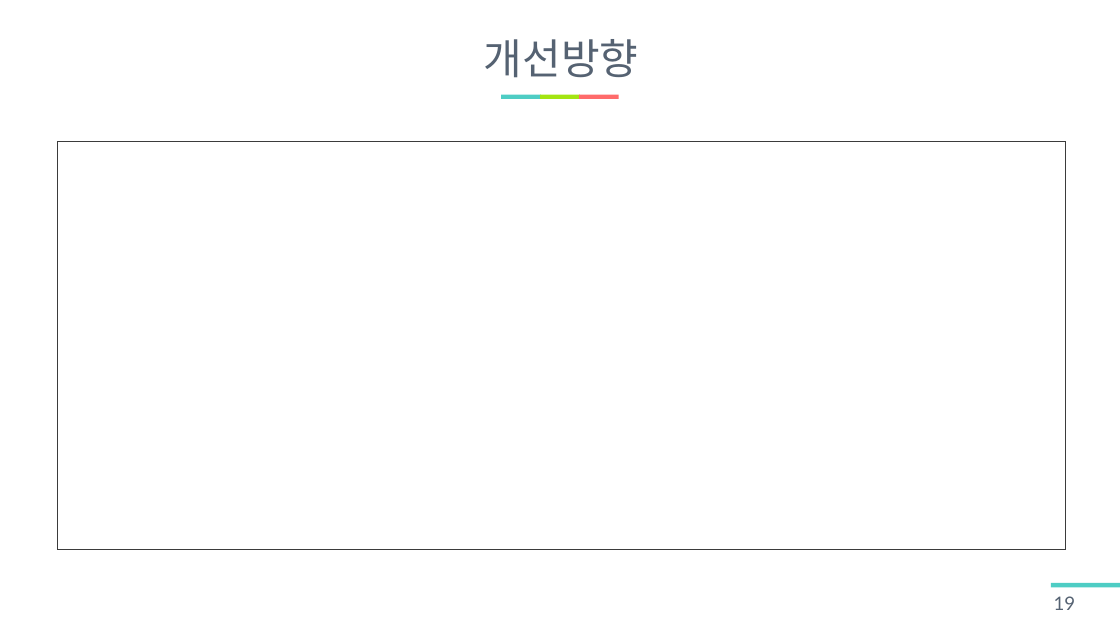
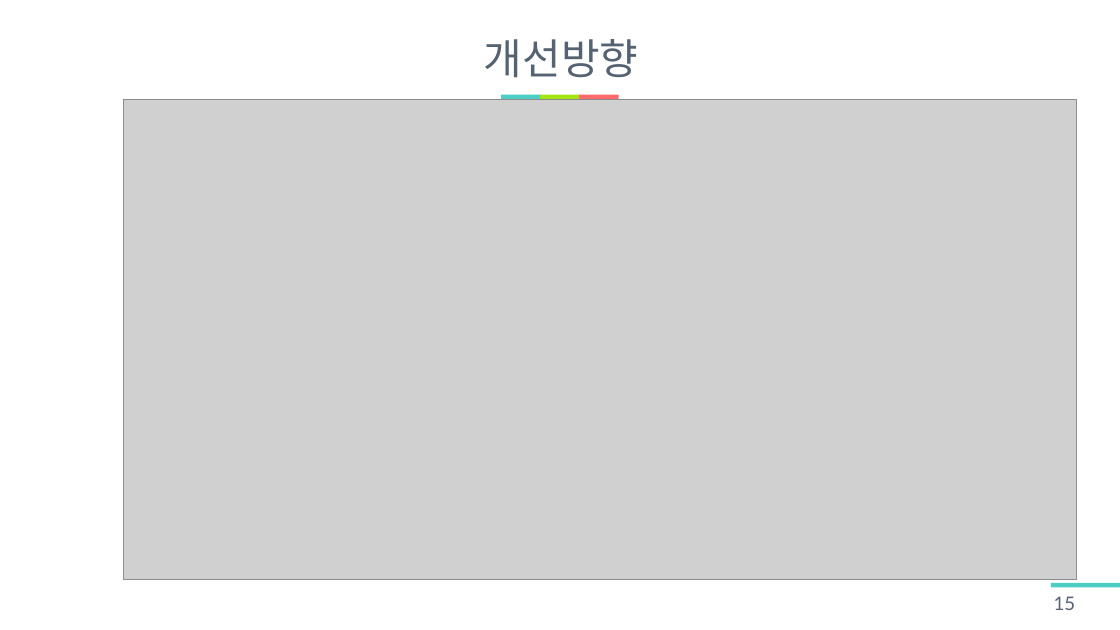
Before and after one commit to LouisKisaragi/BB-Bank, a slide deck: slide 15 of report/BB PANK 발표자료.pptx (slide 19 before the commit). Drawn at 1120x630 pixels with LibreOffice and Linux fonts; fonts in the diff are those of the drawing; grey boxes stand for pictures. Boxes give left, top, right and bottom in pixels: in the first picture for what was removed or moved away, otherwise in the second. Text is boxed around its words. In the diff, an @@ line names an element or a change of style, - is before the commit and + after.

```diff
--- a/report/BB PANK 발표자료.pptx
+++ b/report/BB PANK 발표자료.pptx
@@ picture added at [123,100,1077,579] @@
@@ rectangle removed at [57,141,1065,549] @@
@@ page number at [1054,596,1076,610]: text changed @@
-19
+15
```
Also in this commit, not shown: 7 other slides changed, 5 slides added, 8 slides removed, 1 other file.
